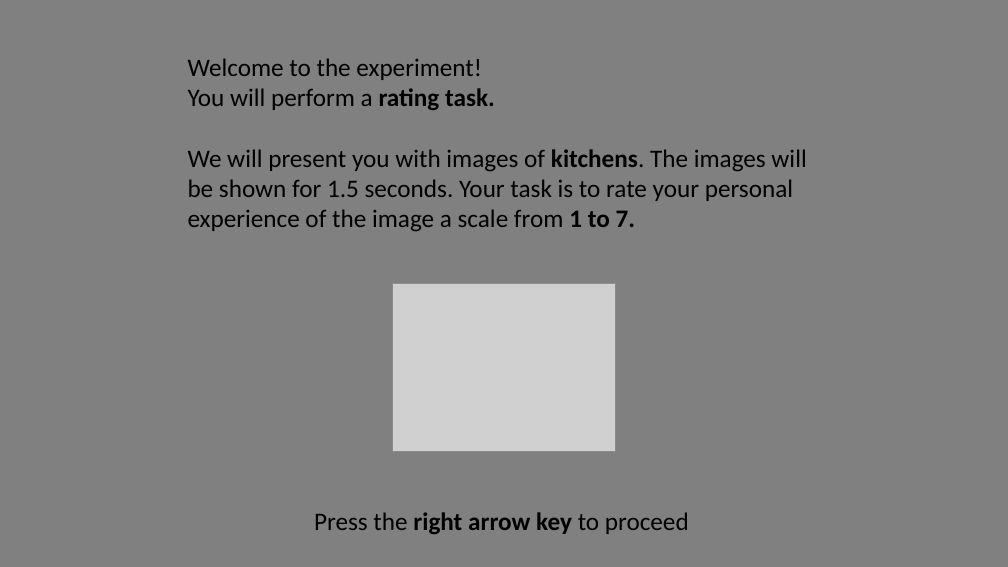
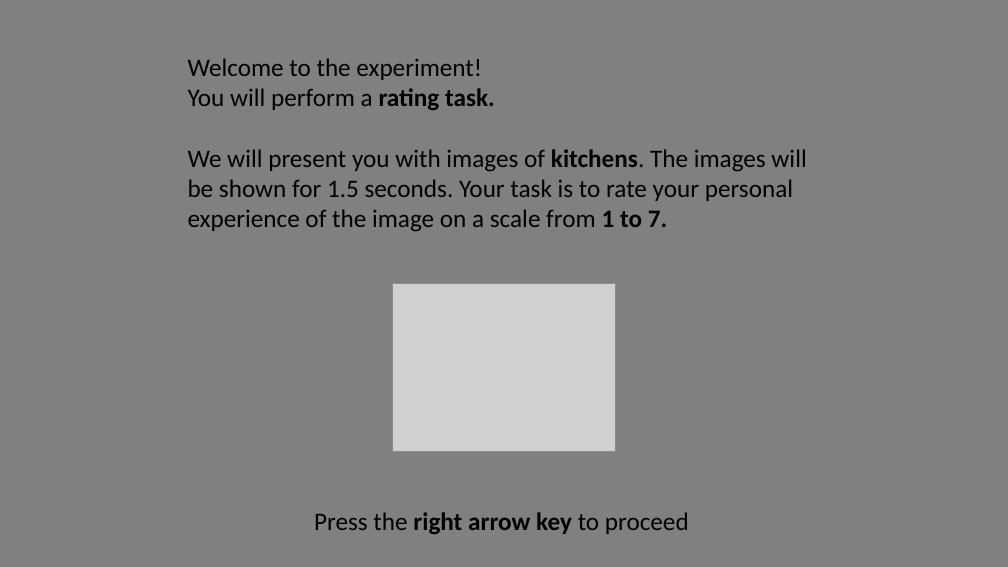
Before and after one commit to michaengeser/pep_wp4, a slide deck: slide 4 of instructions/Instructions.pptx. Drawn at 1008x567 pixels with LibreOffice and Linux fonts; fonts in the diff are those of the drawing; grey boxes stand for pictures. Boxes give left, top, right and bottom in pixels: in the first picture for what was removed or moved away, otherwise in the second. Text is boxed around its words. In the diff, an @@ line names an element or a change of style, - is before the commit and + after.

```diff
--- a/instructions/Instructions.pptx
+++ b/instructions/Instructions.pptx
@@ text at bbox=[188, 149, 806, 231]: text changed @@
-We will present you with images of kitchens. The images will be shown for 1.5 seconds. Your task is to rate your personal experience of the image a scale from 1 to 7.
+We will present you with images of kitchens. The images will be shown for 1.5 seconds. Your task is to rate your personal experience of the image on a scale from 1 to 7.
```
Also in this commit, not shown: 1 other slide changed, 17 other files.
